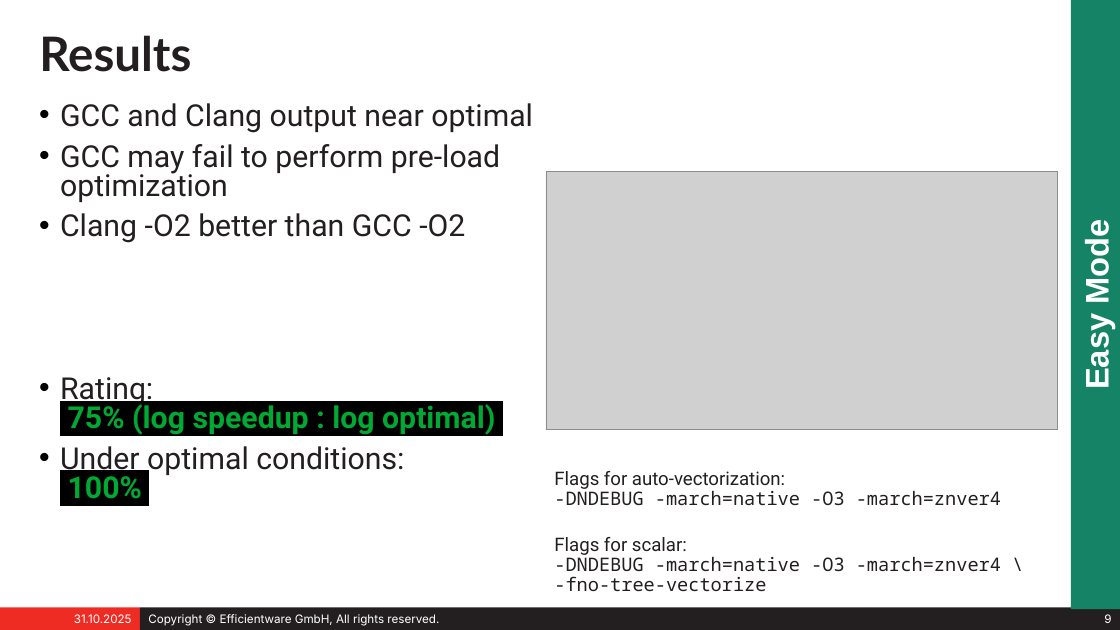
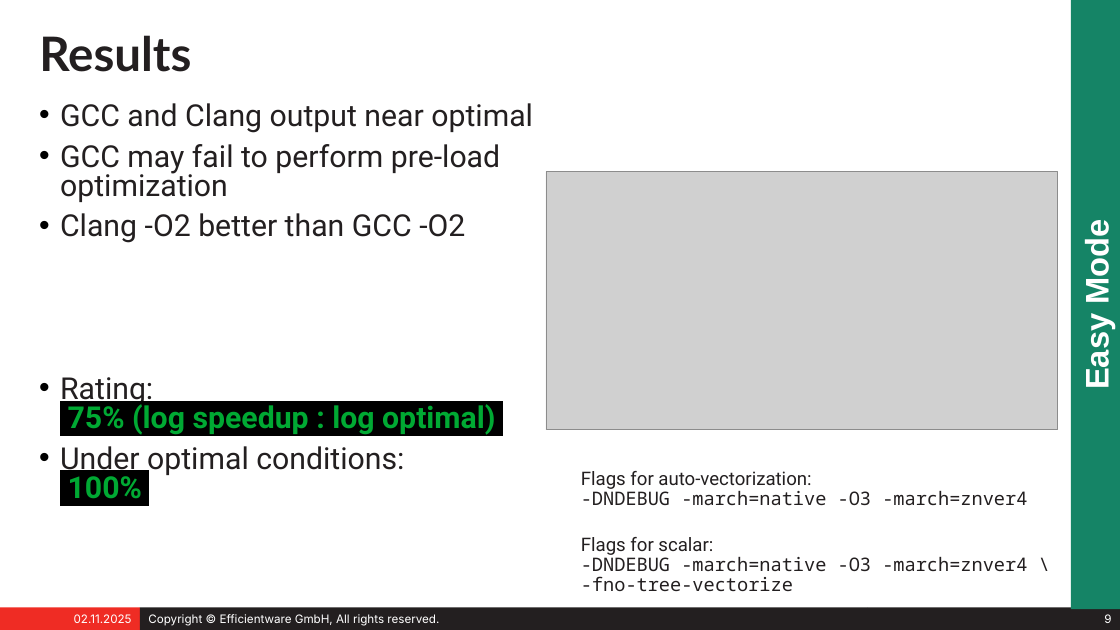
Before and after one commit to stefeff/auto-vectorization, a slide deck: slide 9 of presentation/speed_for_free.odp. Drawn at 1120x630 pixels with LibreOffice and Linux fonts; fonts in the diff are those of the drawing; grey boxes stand for pictures. Boxes give left, top, right and bottom in pixels: in the first picture for what was removed or moved away, otherwise in the second. Text is boxed around its words. In the diff, an @@ line names an element or a change of style, - is before the commit and + after.

```diff
--- a/presentation/speed_for_free.odp
+++ b/presentation/speed_for_free.odp
@@ text "Flags for auto-vectorization: -DNDEBUG -march=native ...": place and size @@
-text "Flags for auto-vectorization: -DNDEBUG -march=native ..." at box(554, 471, 1001, 591)
+text "Flags for auto-vectorization: -DNDEBUG -march=native ..." at box(581, 471, 1027, 591)
@@ text in rectangle at box(74, 614, 132, 623): text changed @@
-31.10.2025
+02.11.2025
```
Also in this commit, not shown: 20 other slides changed, 1 other file.
